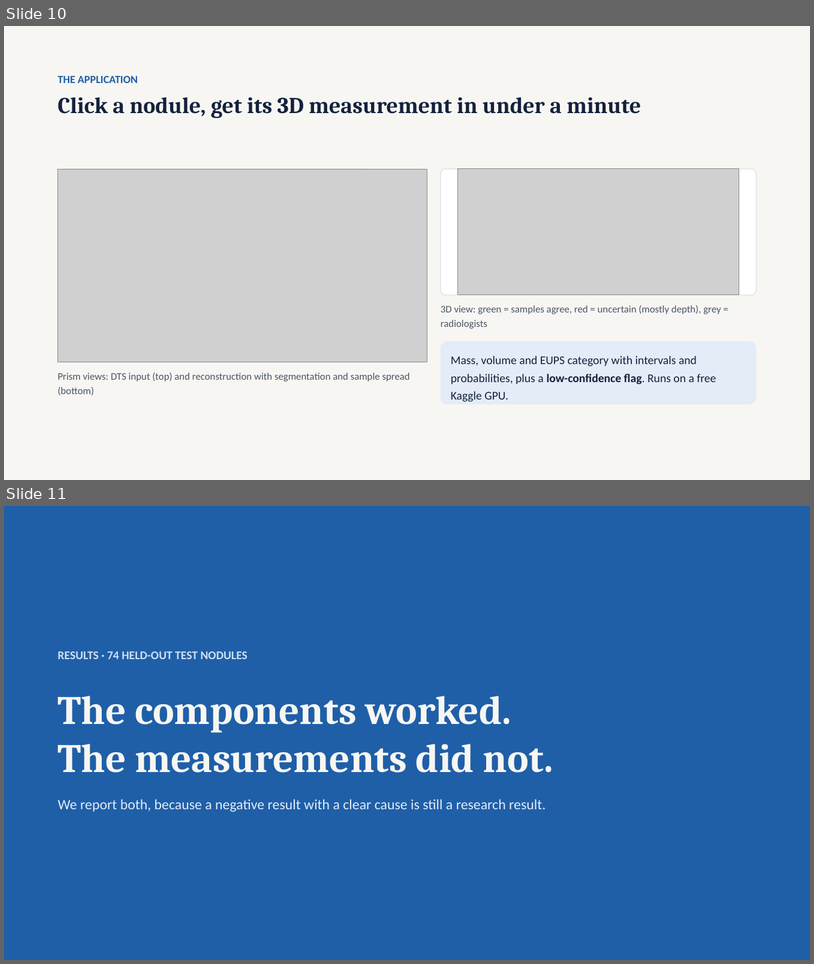
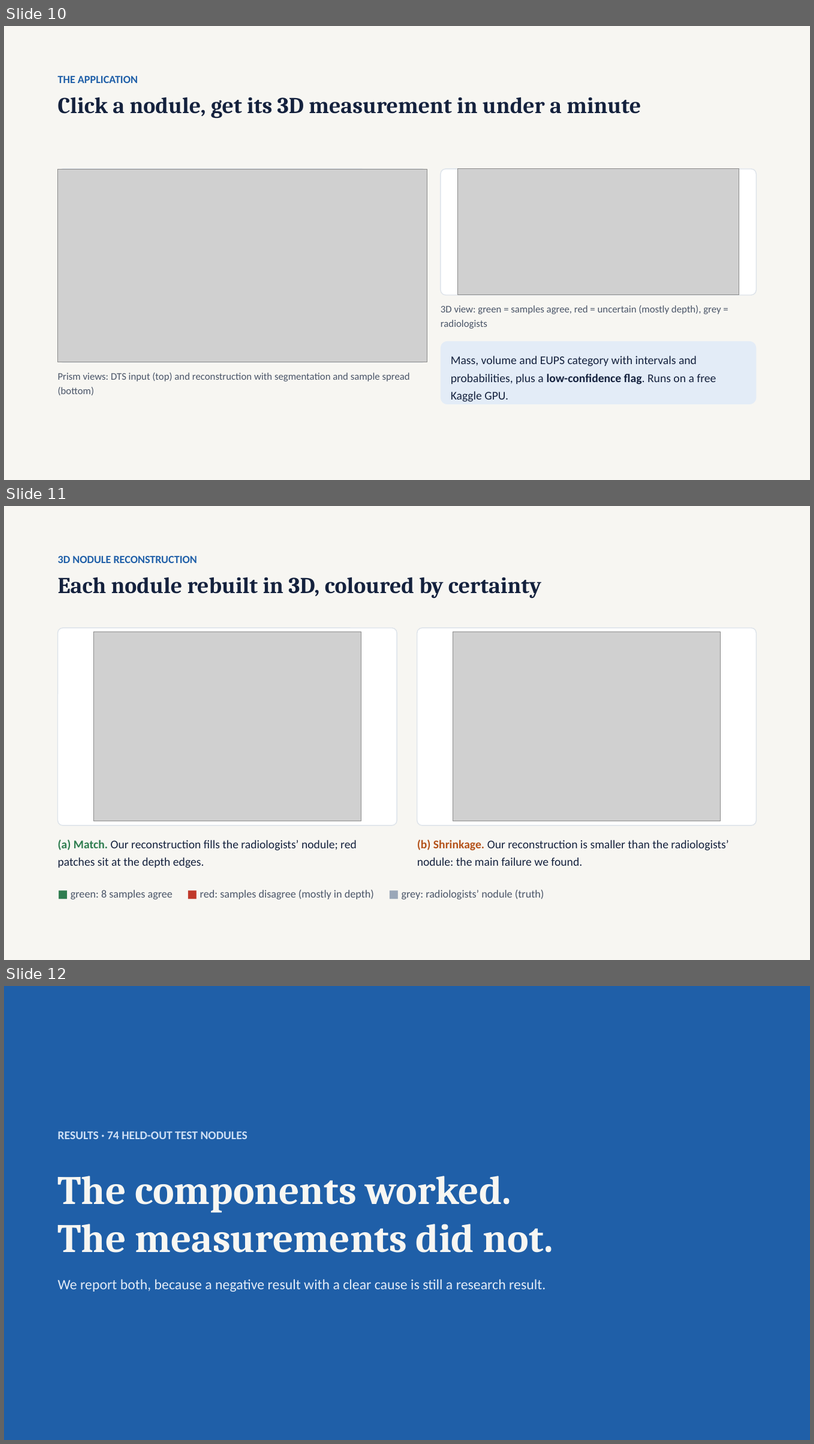
Before and after one commit to tcsquanta/medlift3d, a slide deck: report/MedLift3D_Defense.pptx. Shown one above the other, each under a label of ours: slides 10 and 11 before the commit, slides 10, 11 and 12 after it. The pictures are 814x964 and 814x1444 pixels, drawn with LibreOffice and Linux fonts; fonts in the diff are those of the drawing; grey boxes stand for pictures. Boxes give left, top, right and bottom in pixels: in the first picture for what was removed or moved away, otherwise in the second. Text is boxed around its words. In the diff, an @@ line names an element or a change of style, - is before the commit and + after.

```diff
--- a/report/MedLift3D_Defense.pptx
+++ b/report/MedLift3D_Defense.pptx
@@ slide 11 added at [4,506,810,960], background #F7F6F2 @@
@@ text added at [58,556,197,563], 13 pt, text #1F5FA8, bold @@
+3D NODULE RECONSTRUCTION
@@ text added at [58,577,542,598], 27 pt, text #14213D, bold @@
+Each nodule rebuilt in 3D, coloured by certainty
@@ rounded rectangle added at [58,628,397,825], fill #FFFFFF, outline #DDE3EA 1 pt @@
@@ rounded rectangle added at [417,628,756,825], fill #FFFFFF, outline #DDE3EA 1 pt @@
@@ picture added at [93,632,361,820] @@
@@ picture added at [453,632,721,820] @@
@@ text added at [58,839,357,868], 14 pt, text #14213D @@
+(a) Match. Our reconstruction fills the radiologists’ nodule; red patches sit at the depth edges.
@@ text added at [417,839,729,865], 14 pt, text #14213D @@
+(b) Shrinkage. Our reconstruction is smaller than the radiologists’ nodule: the main failure we found.
@@ text added at [71,889,545,899], 13 pt, text #4A5568 @@
+■ green: 8 samples agree ■ red: samples disagree (mostly in depth) ■ grey: radiologists’ nodule (truth)
@@ what was slide 11 is now slide 12 @@
```
